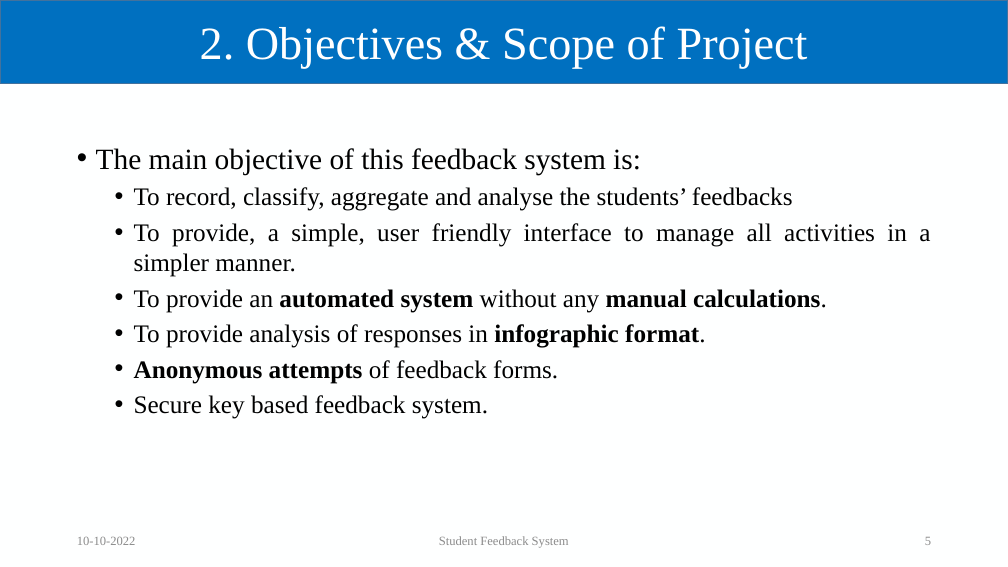
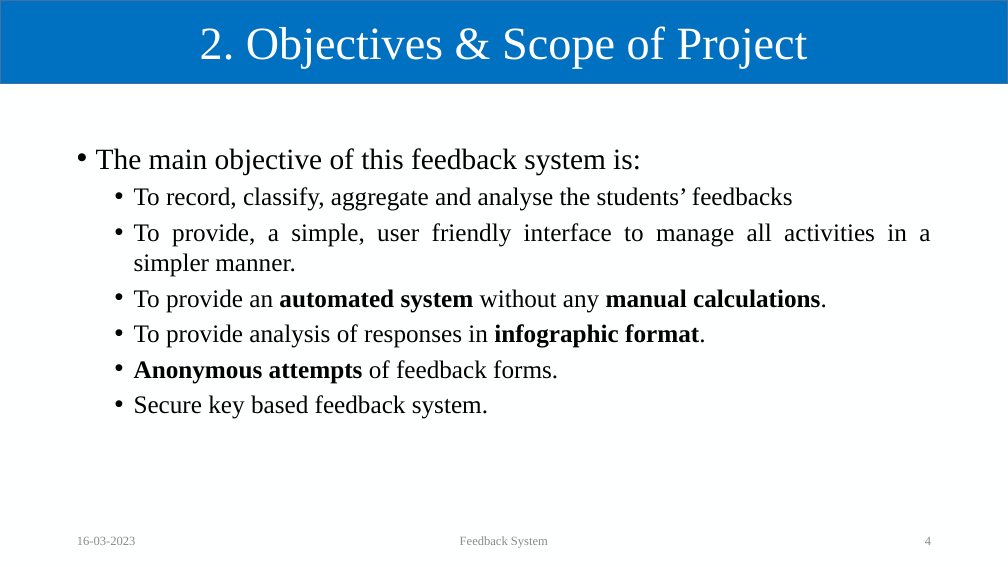
Before and after one commit to Suyash03022003/Feedback-System, a slide deck: slide 4 of Feedback.pptx (slide 5 before the commit). Drawn at 1008x567 pixels with LibreOffice and Linux fonts; fonts in the diff are those of the drawing; background and template pictures are left out. Boxes give left, top, right and bottom in pixels: in the first picture for what was removed or moved away, otherwise in the second. Text is boxed around its words. In the diff, an @@ line names an element or a change of style, - is before the commit and + after.

```diff
--- a/Feedback.pptx
+++ b/Feedback.pptx
@@ text at (77,536,136,545): text changed @@
-10-10-2022
+16-03-2023
@@ text at (460,536,548,548): text changed @@
-Student Feedback System
+Feedback System
@@ page number at (925,537,931,545): text changed @@
-5
+4
```
Also in this commit, not shown: 11 other slides changed, 1 slide added, 1 slide removed.
